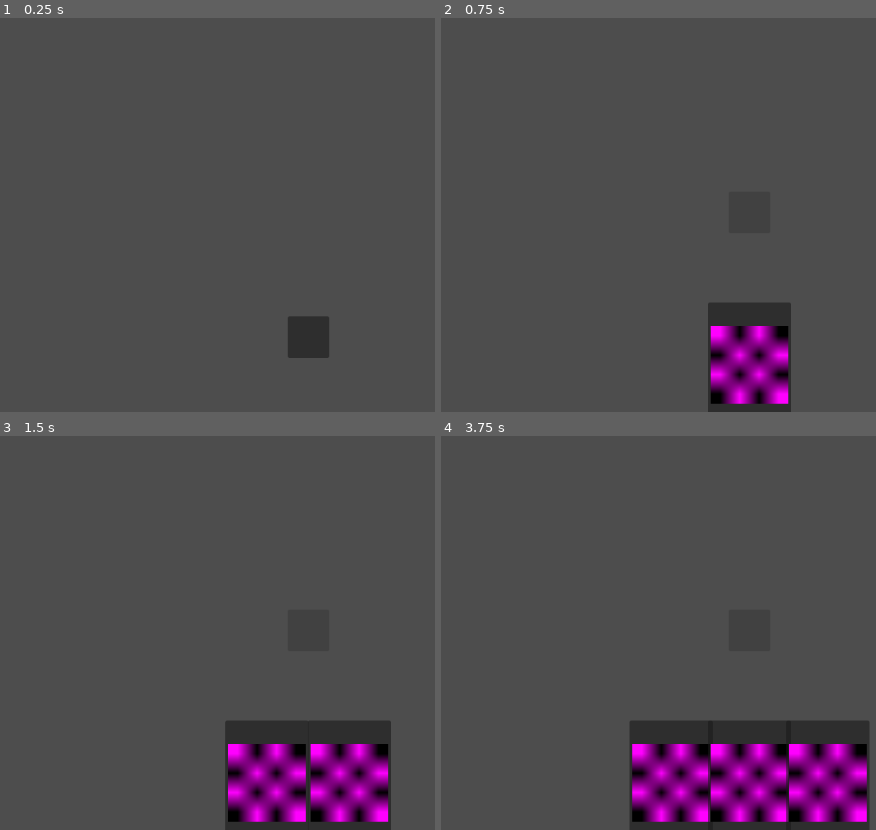
Above: before the commit, frames 1-4 (two rows, left to right).
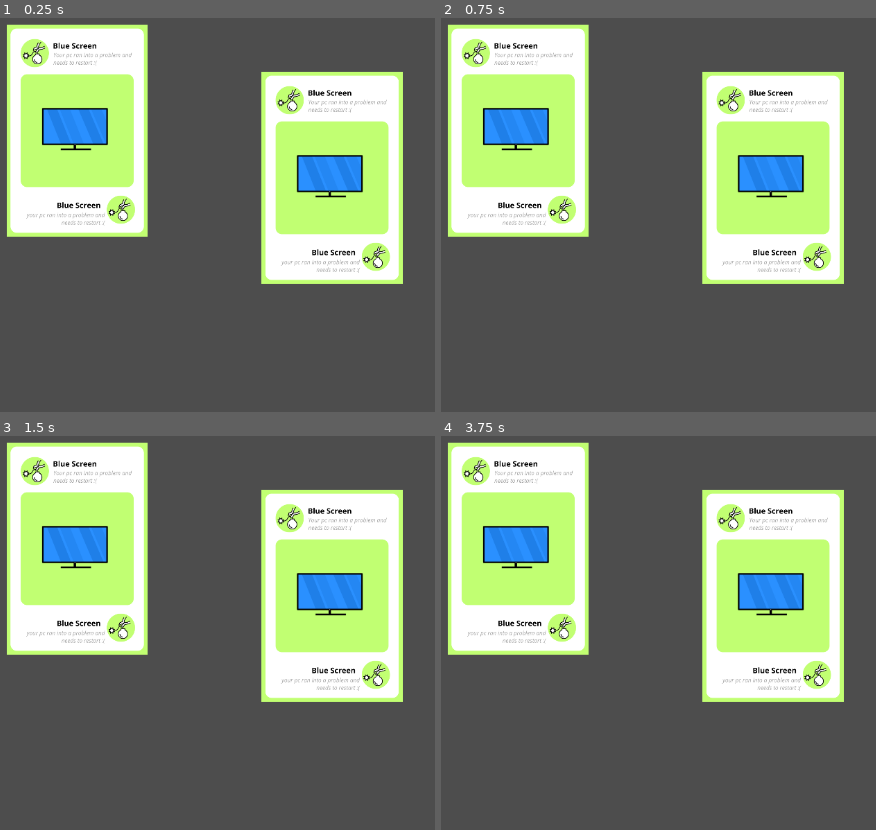
Above: after the commit, the same moments.

Repository: Thijs987/pse_onlycode
Game: Godot game, scene res://Main.tscn
Two runs of this game, one before a commit and one after it. Both use one fixed random seed, a clock stepped at 60 frames per second and the inputs below. Before the commit the project starts from res://in_game_ui.tscn.
Inputs (mouse positions are in pixels of both pictures, inside the frame that each line leads up to):
- Up to frame 1 (0.25 s): no input
- Up to frame 2 (0.75 s): click (749, 337) at 0.52 s
- Up to frame 3 (1.5 s): click (308, 629) at 1.27 s
- Up to frame 4 (3.75 s): click (789, 782) at 2.02 s; click (789, 782) at 2.77 s; click (749, 629) at 3.52 s

The runs differ from the first frame. In frame 1, 36% of the frame differs, in the area x 1-93%, y 1-87%; in frame 2, 40%; in frame 3, 46%; in frame 4, 50%, in the area x 1-99%, y 1-100%.

Commit message:
Fully reworked card logic
Kaarten zijn nu node2d objecten, en kunnen bewogen worden

Diff:
--- /dev/null
+++ b/frontend/Main.tscn
@@ -0,0 +1,17 @@
+[gd_scene format=3 uid="uid://2rclrrsuh5tp"]
+
+[ext_resource type="Script" uid="uid://dvtv7qrga8tg7" path="res://card_logic.gd" id="1_uu6xs"]
+[ext_resource type="PackedScene" uid="uid://dlb3crw3qdkv2" path="res://card.tscn" id="2_r0du0"]
+
+[node name="Main" type="Node2D" unique_id=704437941]
+
+[node name="CardLogic" type="Node2D" parent="." unique_id=2043272623]
+script = ExtResource("1_uu6xs")
+
+[node name="Card" parent="CardLogic" unique_id=725212101 instance=ExtResource("2_r0du0")]
+position = Vector2(242.5, 242)
+scale = Vector2(1.055, 1.055)
+
+[node name="Card2" parent="CardLogic" unique_id=1098880908 instance=ExtResource("2_r0du0")]
+position = Vector2(610, 310)
+scale = Vector2(1.055, 1.055)
--- a/frontend/card.tscn
+++ b/frontend/card.tscn
@@ -1,10 +1,18 @@
 [gd_scene format=3 uid="uid://dlb3crw3qdkv2"]
 
-[sub_resource type="PlaceholderTexture2D" id="PlaceholderTexture2D_db7xr"]
+[ext_resource type="Texture2D" uid="uid://dd8ml1fc20d6c" path="res://CardIcons/Defuse.png" id="1_kikvd"]
 
-[node name="Button" type="Button" unique_id=831130601]
-custom_minimum_size = Vector2(120, 180)
-tooltip_text = "asdf"
-icon = SubResource("PlaceholderTexture2D_db7xr")
-icon_alignment = 1
-expand_icon = true
+[sub_resource type="RectangleShape2D" id="RectangleShape2D_glv2v"]
+size = Vector2(192, 288)
+
+[node name="Card" type="Node2D" unique_id=725212101]
+
+[node name="Sprite2D" type="Sprite2D" parent="." unique_id=1466347072]
+position = Vector2(0, -5.9604645e-08)
+scale = Vector2(0.38599998, 0.386)
+texture = ExtResource("1_kikvd")
+
+[node name="Area2D" type="Area2D" parent="." unique_id=1563980410]
+
+[node name="CollisionShape2D" type="CollisionShape2D" parent="Area2D" unique_id=1272633219]
+shape = SubResource("RectangleShape2D_glv2v")
--- /dev/null
+++ b/frontend/card_logic.gd
@@ -0,0 +1,46 @@
+extends Node2D
+
+var screen_size
+var dragging_card
+var card_offsetx
+var card_offsety
+
+# Called when the node enters the scene tree for the first time.
+func _ready() -> void:
+	screen_size = get_viewport_rect().size
+
+
+
+# Called every frame. 'delta' is the elapsed time since the previous frame.
+func _process(delta: float) -> void:
+	if dragging_card != null:
+		var mouse_pos = get_global_mouse_position()
+		dragging_card.position = Vector2(clamp(mouse_pos.x + card_offsetx, 0, screen_size.x),
+			clamp(mouse_pos.y + card_offsety, 0, screen_size.y))
+
+# Listens to mouse input to call events when pressed
+func _input(event):
+	if event is InputEventMouseButton and event.button_index == MOUSE_BUTTON_LEFT:
+		if event.is_pressed():
+			var card = check_for_card()
+			if card != null:
+				dragging_card = card
+				var card_pos = dragging_card.position
+				var mouse_pos = get_global_mouse_position()
+				card_offsetx = card_pos.x - mouse_pos.x
+				card_offsety = card_pos.y - mouse_pos.y
+		else:
+			dragging_card = null
+
+# Checks wether under the current mouse position is a card and returns
+# the collider of the card
+func check_for_card():
+	var space_state = get_world_2d().direct_space_state
+	var parameters = PhysicsPointQueryParameters2D.new()
+	parameters.position = get_global_mouse_position()
+	parameters.collide_with_areas = true
+	parameters.collision_mask = 1
+	var result = space_state.intersect_point(parameters)
+	if (result.size() > 0):
+		return result[0].collider.get_parent()
+	return null
--- a/frontend/h_box_container.gd
+++ /dev/null
@@ -1,9 +0,0 @@
-extends HBoxContainer
-
-# Called when the node enters the scene tree for the first time.
-func _ready() -> void:
-	pass
-
-# Called every frame. 'delta' is the elapsed time since the previous frame.
-func _process(delta: float) -> void:
-	pass
--- a/frontend/hand_manager.gd
+++ /dev/null
@@ -1,17 +0,0 @@
-extends MarginContainer
-
-@export var card_spawner: Button
-@export var Hand: HBoxContainer
-
-@onready var Card: PackedScene = preload("res://card.tscn")
-var nCards = 1
-
-func spawn_card():
-	var Card1 = Card.instantiate()
-	if (nCards > 0):
-		nCards += 1
-	Hand.add_theme_constant_override("separation", (nCards^-2)*2+5)
-	Hand.add_child(Card1)
-
-func _on_button_pressed() -> void:
-	spawn_card()
--- a/frontend/in_game_ui.tscn
+++ /dev/null
@@ -1,55 +0,0 @@
-[gd_scene format=3 uid="uid://dv7yfv31haafa"]
-
-[ext_resource type="Script" uid="uid://blfidbiw8bw56" path="res://hand_manager.gd" id="1_e6quo"]
-[ext_resource type="Script" uid="uid://d0yc1eggg2yc" path="res://h_box_container.gd" id="1_onc8m"]
-
-[node name="InGameUI" type="Control" unique_id=1898507460]
-layout_mode = 3
-anchors_preset = 15
-anchor_right = 1.0
-anchor_bottom = 1.0
-grow_horizontal = 2
-grow_vertical = 2
-
-[node name="HandContainer" type="MarginContainer" parent="." unique_id=1956180744 node_paths=PackedStringArray("card_spawner", "Hand")]
-layout_mode = 1
-anchors_preset = 15
-anchor_right = 1.0
-anchor_bottom = 1.0
-offset_top = 22.42
-offset_bottom = 22.419983
-grow_horizontal = 2
-grow_vertical = 2
-script = ExtResource("1_e6quo")
-card_spawner = NodePath("HandVerticalAllignment/CardSpawner/Button")
-Hand = NodePath("HandVerticalAllignment/CardContainer/ActualHand")
-
-[node name="HandVerticalAllignment" type="VBoxContainer" parent="HandContainer" unique_id=411437427]
-layout_mode = 2
-size_flags_vertical = 8
-theme_override_constants/separation = 50
-
-[node name="CardSpawner" type="MarginContainer" parent="HandContainer/HandVerticalAllignment" unique_id=150566380]
-layout_mode = 2
-size_flags_horizontal = 4
-size_flags_vertical = 4
-
-[node name="Button" type="Button" parent="HandContainer/HandVerticalAllignment/CardSpawner" unique_id=1281702572]
-custom_minimum_size = Vector2(60, 60)
-layout_mode = 2
-
-[node name="Separator" type="Control" parent="HandContainer/HandVerticalAllignment" unique_id=641842636]
-layout_mode = 2
-
-[node name="CardContainer" type="MarginContainer" parent="HandContainer/HandVerticalAllignment" unique_id=1301720671]
-layout_mode = 2
-theme_override_constants/margin_left = 100
-theme_override_constants/margin_right = 100
-
-[node name="ActualHand" type="HBoxContainer" parent="HandContainer/HandVerticalAllignment/CardContainer" unique_id=308336265]
-layout_mode = 2
-size_flags_horizontal = 4
-theme_override_constants/separation = 0
-script = ExtResource("1_onc8m")
-
-[connection signal="pressed" from="HandContainer/HandVerticalAllignment/CardSpawner/Button" to="HandContainer" method="_on_button_pressed"]
--- a/frontend/project.godot
+++ b/frontend/project.godot
@@ -11,13 +11,14 @@
 [application]
 
 config/name="Frontend"
-run/main_scene="uid://dv7yfv31haafa"
+run/main_scene="uid://2rclrrsuh5tp"
 config/features=PackedStringArray("4.6", "Forward Plus")
 config/icon="res://icon.svg"
 
 [display]
 
 window/stretch/aspect="expand"
+window/vsync/vsync_mode=0
 
 [dotnet]
 
Binary file added: frontend/CardIcons/Defuse.png
Not shown, added: frontend/CardIcons/Defuse.png.import
Not shown, added: frontend/card_logic.gd.uid
Not shown, removed: frontend/h_box_container.gd.uid
Not shown, removed: frontend/hand_manager.gd.uid
